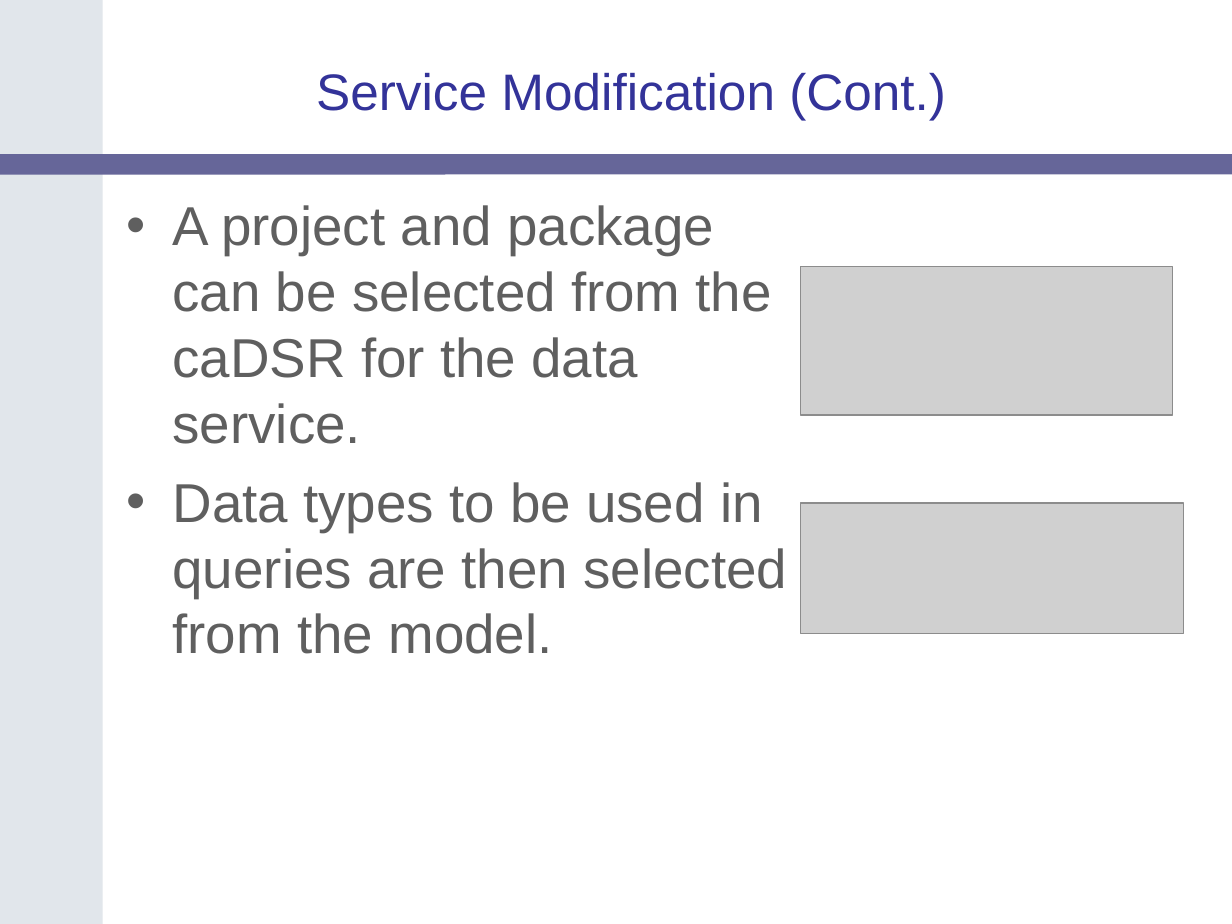
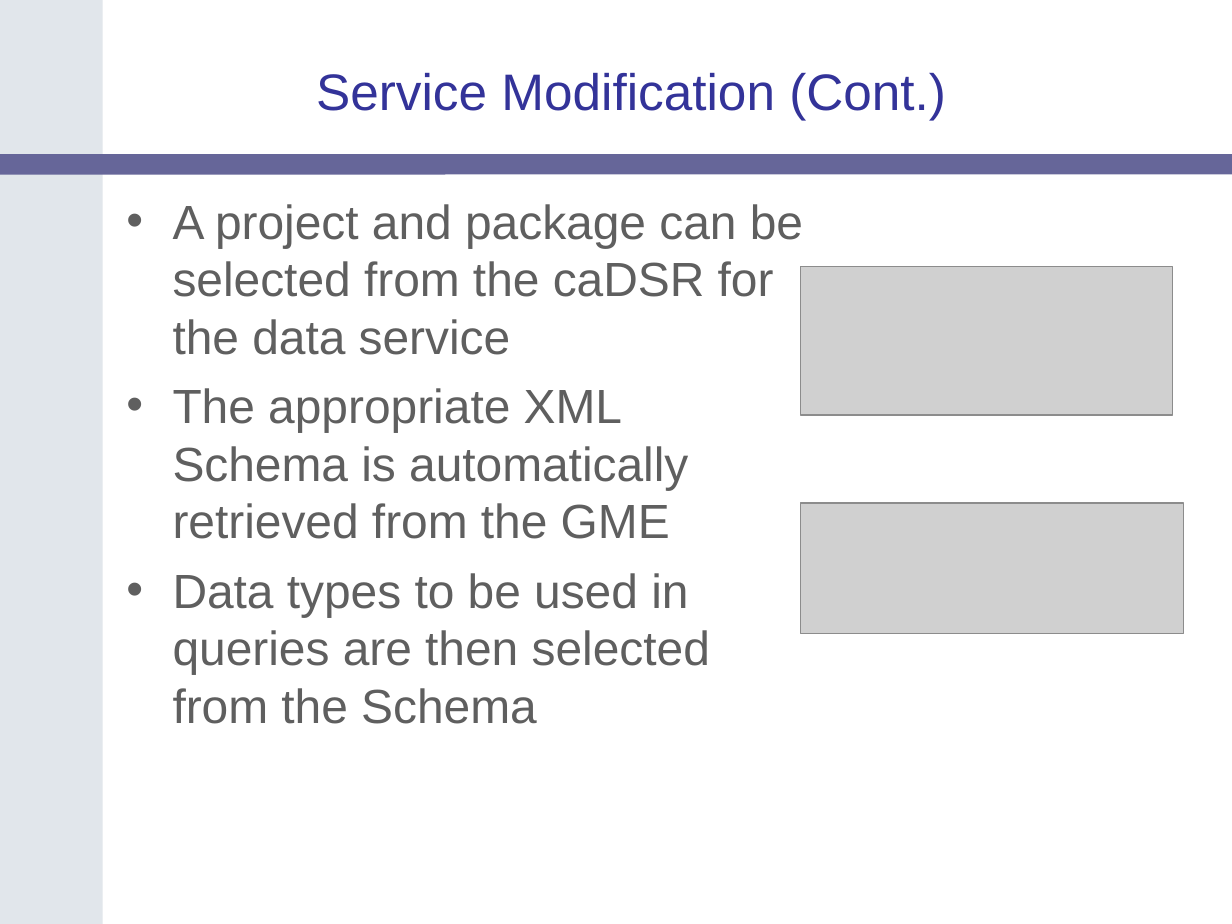
Before and after one commit to NCIP/cagrid-portal, a slide deck: slide 14 of cagrid-1-0/Documentation/presentations/200607_VCDE_ARCH/caGrid-1.0_Beta_Data-Services.ppt (slide 9 before the commit). Drawn at 1232x924 pixels with LibreOffice and Linux fonts; fonts in the diff are those of the drawing; grey boxes stand for pictures; background and template pictures are left out. Boxes give left, top, right and bottom in pixels: in the first picture for what was removed or moved away, otherwise in the second. Text is boxed around its words. In the diff, an @@ line names an element or a change of style, - is before the commit and + after.

```diff
--- a/cagrid-1-0/Documentation/presentations/200607_VCDE_ARCH/caGrid-1.0_Beta_Data-Services.ppt
+++ b/cagrid-1-0/Documentation/presentations/200607_VCDE_ARCH/caGrid-1.0_Beta_Data-Services.ppt
@@ text at bbox=[173, 204, 803, 724]: text changed; size 32 to 28 pt @@
-• A project and package can be selected from the caDSR for the data service.
-• Data types to be used in queries are then selected from the model.
+• A project and package can be selected from the caDSR for the data service
+• The appropriate XML Schema is automatically retrieved from the GME
+• Data types to be used in queries are then selected from the Schema
```
Also in this commit, not shown: 11 other slides changed, 9 slides added, 3 slides removed.
